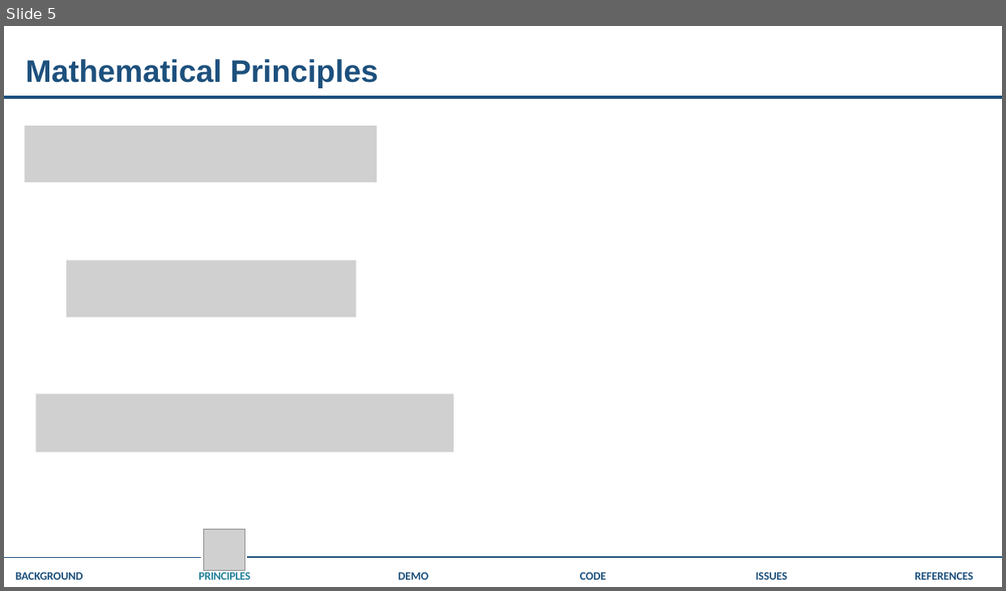
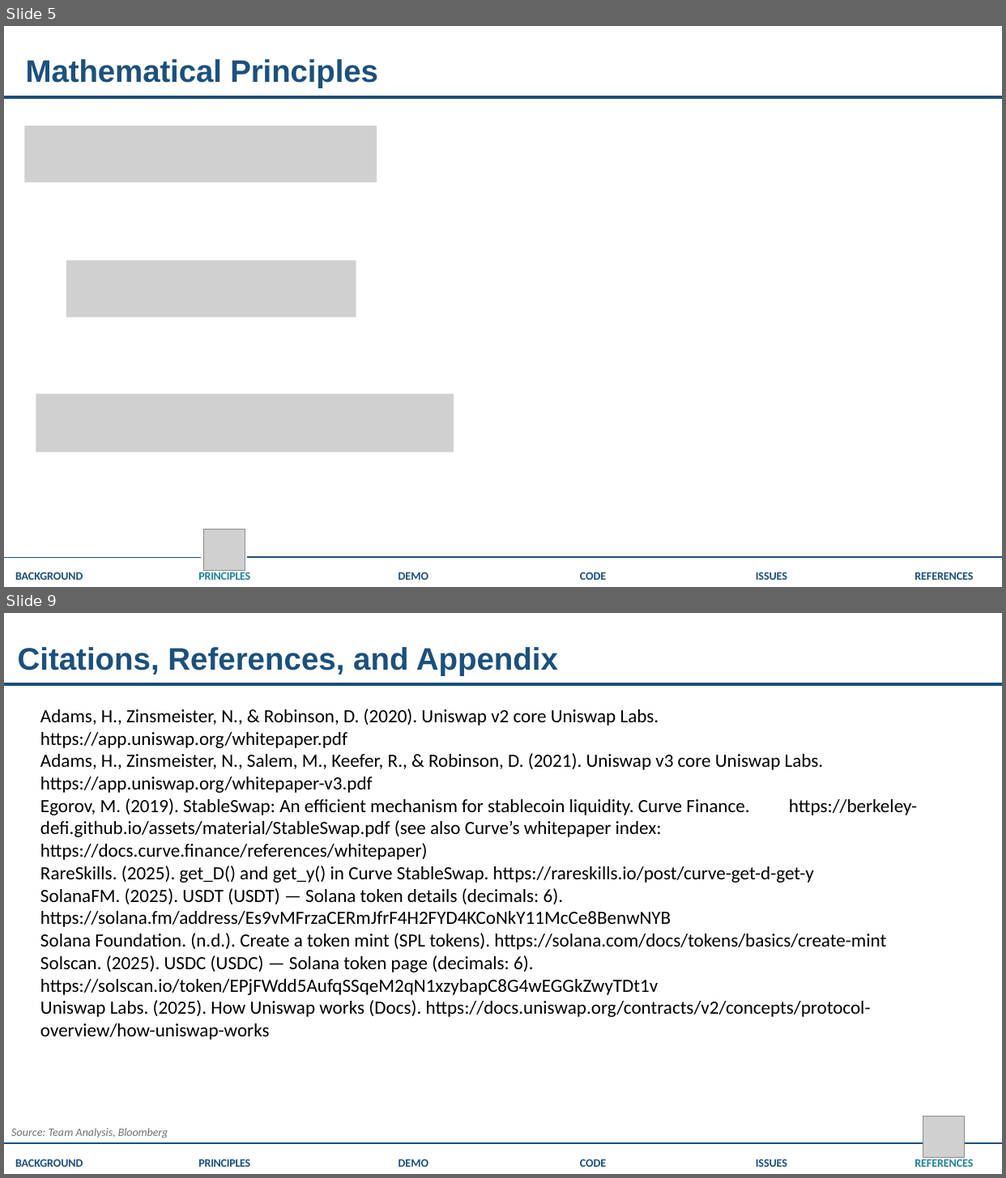
Before and after one commit to zeron-G/Rust-Developer-Test-Assignment_StableSwap-Implementation, a slide deck: swap.pptx. Shown one above the other, each under a label of ours: slide 5 before the commit, slides 5 and 9 after it; the slides between them are not shown. The pictures are 1006x591 and 1006x1178 pixels, drawn with LibreOffice and Linux fonts; fonts in the diff are those of the drawing; grey boxes stand for pictures. Boxes give left, top, right and bottom in pixels: in the first picture for what was removed or moved away, otherwise in the second. Text is boxed around its words. In the diff, an @@ line names an element or a change of style, - is before the commit and + after.

```diff
--- a/swap.pptx
+++ b/swap.pptx
@@ slide 9 added at [4,613,1002,1174], background #FFFFFF @@
@@ text added at [18,647,558,676], 30 pt, text #1C507C, bold @@
+Citations, References, and Appendix
@@ freeform shape added at [4,683,1002,686], fill #1C507C, outline #1C507C 0.75 pt @@
@@ text added at [40,709,917,1040], 18 pt, text #000000 @@
+Adams, H., Zinsmeister, N., & Robinson, D. (2020). Uniswap v2 core Uniswap Labs. https://app.uniswap.org/whitepaper.pdf
+Adams, H., Zinsmeister, N., Salem, M., Keefer, R., & Robinson, D. (2021). Uniswap v3 core Uniswap Labs. https://app.uniswap.org/whitepaper-v3.pdf
+Egorov, M. (2019). StableSwap: An efficient mechanism for stablecoin liquidity. Curve Finance. https://berkeley-defi.github.io/assets/material/StableSwap.pdf (see also Curve’s whitepaper index: https://docs.curve.finance/references/whitepaper)
+RareSkills. (2025). get_D() and get_y() in Curve StableSwap. https://rareskills.io/post/curve-get-d-get-y
+SolanaFM. (2025). USDT (USDT) — Solana token details (decimals: 6). https://solana.fm/address/Es9vMFrzaCERmJfrF4H2FYD4KCoNkY11McCe8BenwNYB
+Solana Foundation. (n.d.). Create a token mint (SPL tokens). https://solana.com/docs/tokens/basics/create-mint
+Solscan. (2025). USDC (USDC) — Solana token page (decimals: 6). https://solscan.io/token/EPjFWdd5AufqSSqeM2qN1xzybapC8G4wEGGkZwyTDt1v
+Uniswap Labs. (2025). How Uniswap works (Docs). https://docs.uniswap.org/contracts/v2/concepts/protocol- overview/how-uniswap-works
@@ picture added at [923,1116,965,1157] @@
@@ freeform shape added at [4,1143,923,1144], fill #1C507C, outline #1C507C 0.75 pt @@
@@ text added at [11,1128,168,1139], 11 pt, text #767070, italic @@
+Source: Team Analysis, Bloomberg
@@ freeform shape added at [966,1143,1002,1144], fill #1C507C, outline #1C507C 0.75 pt @@
@@ table added at [4,1161,1002,1174], 1 rows, 6 columns @@
+BACKGROUND | PRINCIPLES | DEMO | CODE | ISSUES | REFERENCES
```
Also in this commit, not shown: 3 slides changed, 1 slide removed, 1 other file.
